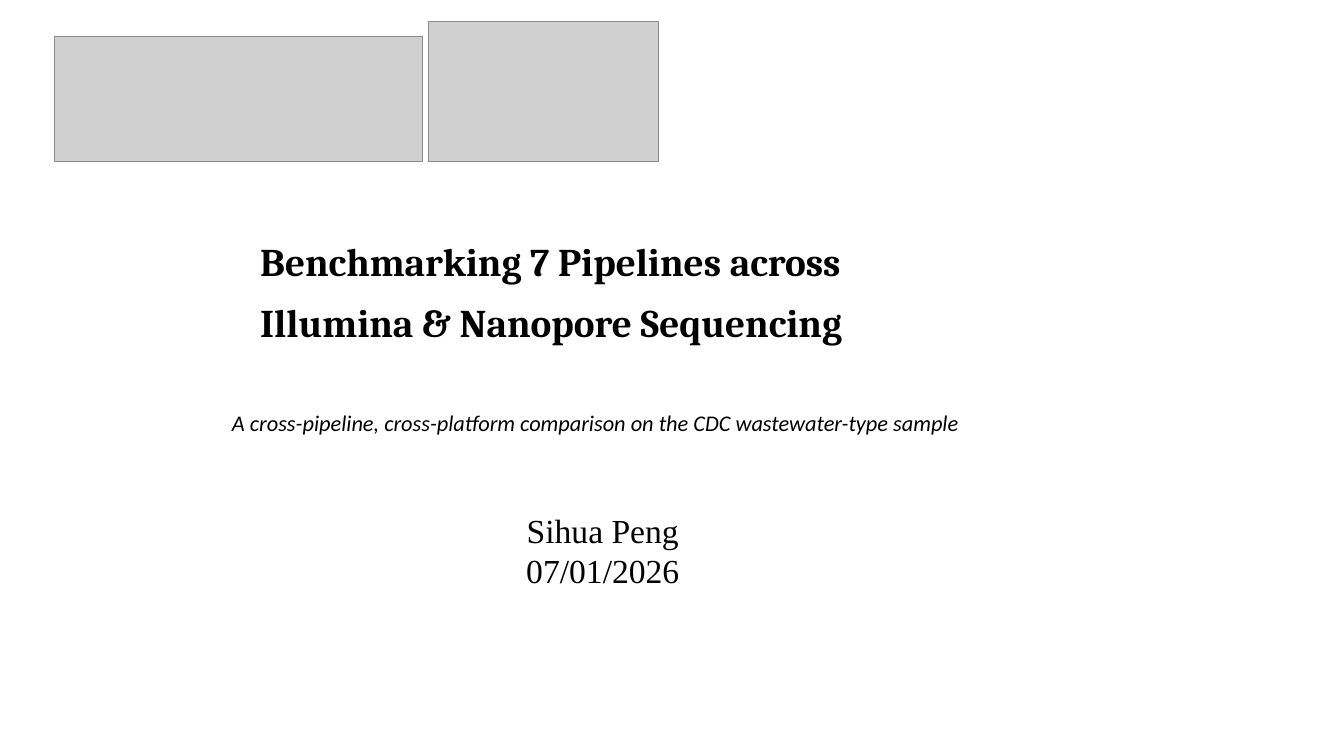
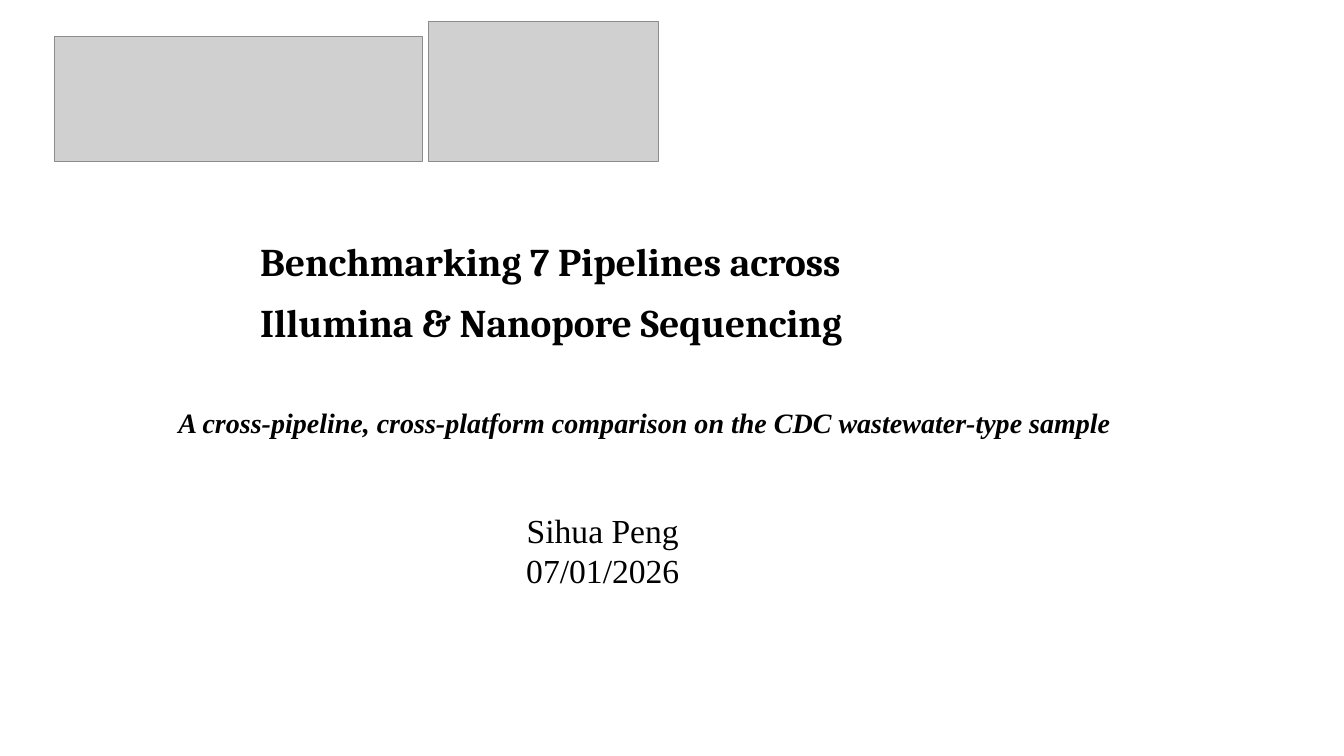
Before and after one commit to pengsihua2023/CDC-Pipeline-Assessment, a slide deck: slide 1 of CDC_platform_pipeline_benchmark.pptx. Drawn at 1344x756 pixels with LibreOffice and Linux fonts; fonts in the diff are those of the drawing; grey boxes stand for pictures. Boxes give left, top, right and bottom in pixels: in the first picture for what was removed or moved away, otherwise in the second. Text is boxed around its words. In the diff, an @@ line names an element or a change of style, - is before the commit and + after.

```diff
--- a/CDC_platform_pipeline_benchmark.pptx
+++ b/CDC_platform_pipeline_benchmark.pptx
@@ text "A cross-pipeline, cross-platform comparison on ...": place and size @@
-text "A cross-pipeline, cross-platform comparison on ..." at (232,415,958,435)
+text "A cross-pipeline, cross-platform comparison on ..." at (178,413,1110,438)
@@ text "A cross-pipeline, cross-platform comparison on ..." at (178,413,1110,438): size 16 to 20 pt, font Calibri to Times New Roman, bold on @@
```
Also in this commit, not shown: 1 other slide changed, 1 slide added, 1 slide removed.
